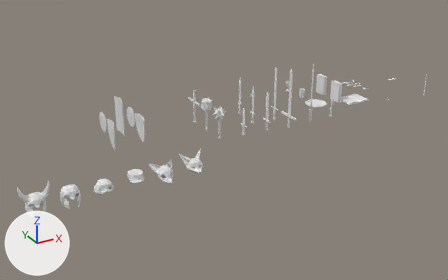
The Blender file resources/data/items.blend as it was, and as the next commit left it.
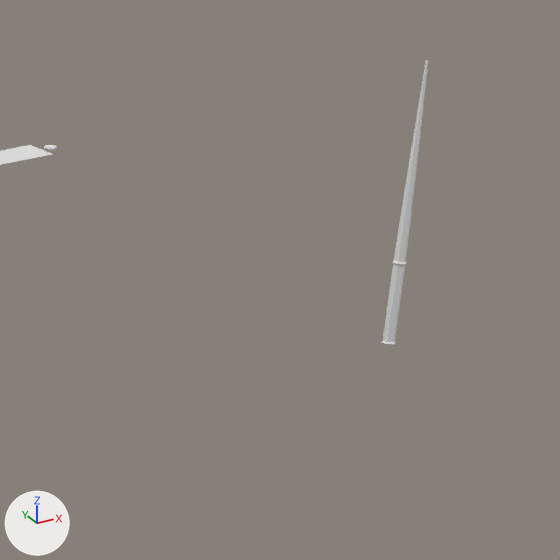
The first picture shows the older version from a 50 mm camera at (-7.87, -9.02, 4.42) aimed at (-2.75, 0.29, -0.24). The close-ups show both versions on the part from 87% to 98% of the width and 24% to 41% of the height of that picture; other places that the commit changed are outside them. Lighting does not change. The marker at lower left points along +X, +Y and +Z. Materials are left out; every surface is plain grey.

Before the edit, the objects in view are built like this:
```python
me_wand = bpy.data.meshes.new('wand')
me_wand.from_pydata(...)  # 48 vertices, 44 faces; spans x -0.012..0.012, y -0.014..0.014, z -0.075..0.465
ob_wand = bpy.data.objects.new('wand', me_wand)
ob_wand.location = (2.0, 0.0, 0.0)
```
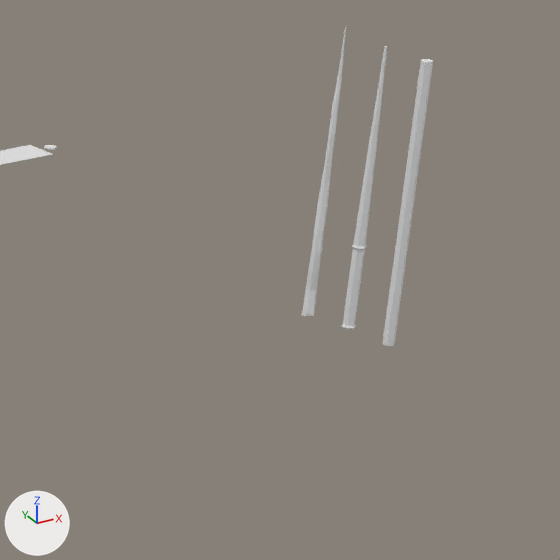
Boxes [x1, y1, x2, y2] around the edits, measured in the close-ups (560 x 560 px):
```json
{"object": "wand", "change": "moved", "before": [382, 60, 428, 346], "after": [341, 46, 387, 330]}
{"object": "wand01", "change": "added", "after": [382, 59, 433, 346]}
{"object": "wand02", "change": "added", "after": [301, 25, 347, 316]}
```

Edits to the scene script, one JSON object a line:
```json
{"op": "add", "block": "me_wand02", "code": ["me_wand02 = bpy.data.meshes.new('wand02')", "me_wand02.from_pydata(...)  # 91 vertices, 91 faces; spans x -0.011..0.01, y -0.013..0.014, z -0.086..0.479"]}
{"op": "add", "block": "me_wand01", "code": ["me_wand01 = bpy.data.meshes.new('wand01')", "me_wand01.from_pydata([(0.0, 0.011, -0.075), (0.0, 0.011, 0.465), (0.01, 0.006, -0.075), (0.01, 0.006, 0.465), (0.01, -0.006, -0.075), (0.01, -0.006, 0.465), (0.0, -0.011, -0.075), (0.0, -0.011, 0.465), (-0.01, -0.006, -0.075), (-0.01, -0.006, 0.465), (-0.01, 0.006, -0.075), (-0.01, 0.006, 0.465), (0.0, 0.011, 0.083), (0.01, 0.006, 0.083), (0.01, -0.006, 0.083), (0.0, -0.011, 0.083), (-0.01, -0.006, 0.083), (-0.01, 0.006, 0.083)], [], [(0, 12, 13, 2), (12, 1, 3, 13), (13, 3, 5, 14), (3, 1, 11, 9, 7, 5), (14, 5, 7, 15), (15, 7, 9, 16), (0, 2, 4, 6, 8, 10), (16, 9, 11, 17), (2, 13, 14, 4), (4, 14, 15, 6), (6, 15, 16, 8), (8, 16, 17, 10), (10, 17, 12, 0), (11, 1, 12, 17)])"]}
{"op": "set", "path": "ob_wand.location", "old": "(2.0, 0.0, 0.0)", "new": "(2.0, 0.1, 0.0)"}
{"op": "add", "block": "ob_wand02", "code": ["ob_wand02 = bpy.data.objects.new('wand02', me_wand02)", "ob_wand02.location = (2.0, 0.2, 0.0)"]}
{"op": "add", "block": "ob_wand01", "code": ["ob_wand01 = bpy.data.objects.new('wand01', me_wand01)", "ob_wand01.location = (2.0, 0.0, 0.0)"]}
```
